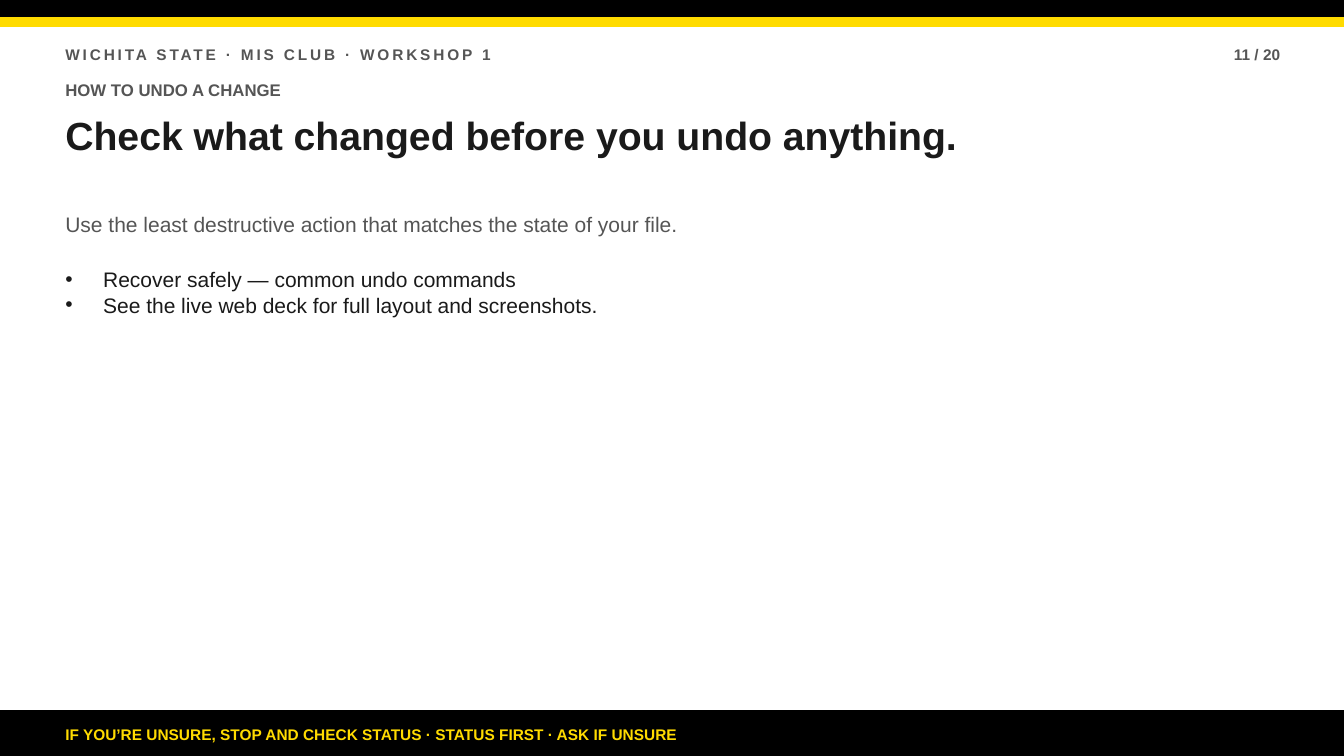
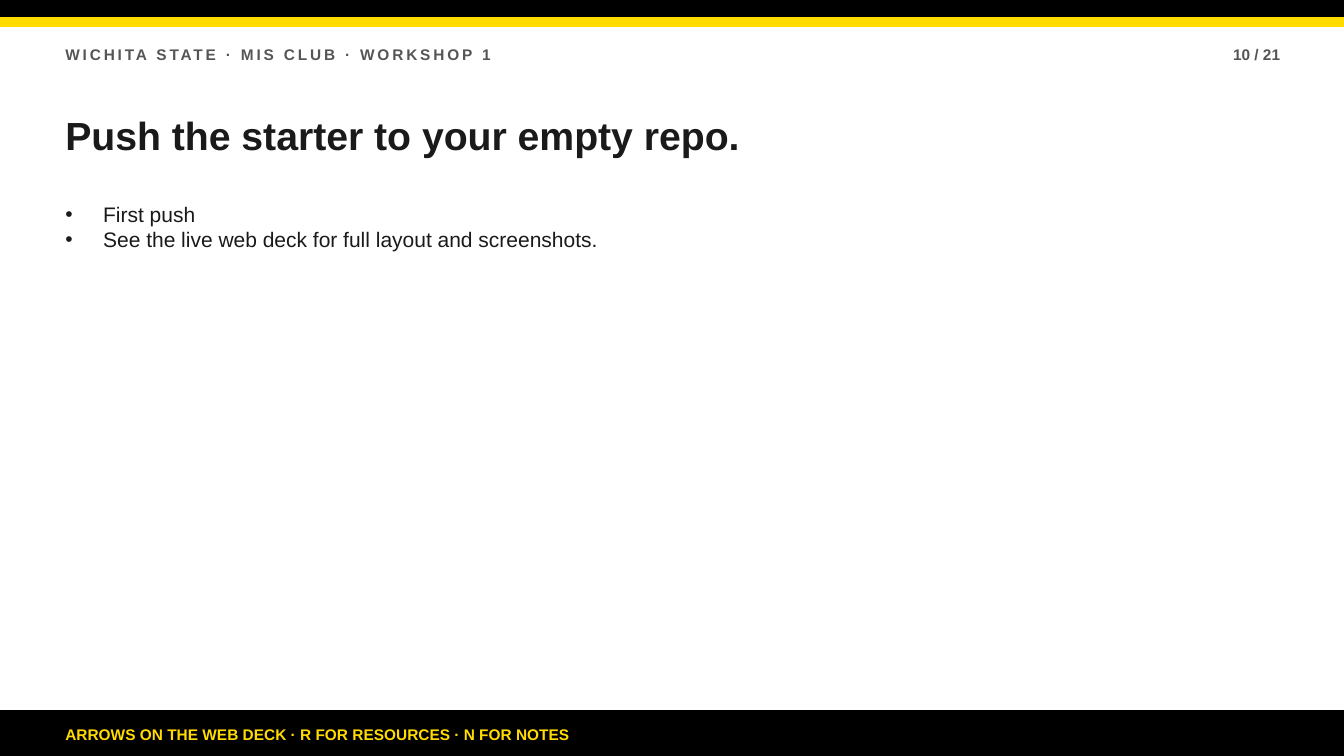
Before and after one commit to bsbcyber/workshop-site, a slide deck: slide 10 of public/downloads/workshop-1-presentation.pptx (slide 11 before the commit). Drawn at 1344x756 pixels with LibreOffice and Linux fonts; fonts in the diff are those of the drawing. Boxes give left, top, right and bottom in pixels: in the first picture for what was removed or moved away, otherwise in the second. Text is boxed around its words. In the diff, an @@ line names an element or a change of style, - is before the commit and + after.

```diff
--- a/public/downloads/workshop-1-presentation.pptx
+++ b/public/downloads/workshop-1-presentation.pptx
@@ text at <box>1233,49,1280,60</box>: text changed @@
-11 / 20
+10 / 21
@@ text "Push the starter to your ..." at <box>65,121,740,158</box>: vertical alignment middle to top @@
@@ text at <box>65,121,740,158</box>: text changed; size 12 to 28 pt; text colour #555555 to #1A1A1A @@
-HOW TO UNDO A CHANGE
+Push the starter to your empty repo.
@@ text removed at <box>65,121,957,158</box> @@
-Check what changed before you undo anything.
@@ text "First push": place and size @@
-text "First push" at <box>103,271,597,317</box>
+text "First push" at <box>103,206,597,252</box>
@@ text at <box>103,206,195,226</box>: text changed @@
-• Recover safely — common undo commands
+• First push
@@ text removed at <box>65,217,678,237</box> @@
-Use the least destructive action that matches the state of your file.
@@ text at <box>65,729,569,740</box>: text changed @@
-IF YOU’RE UNSURE, STOP AND CHECK STATUS · STATUS FIRST · ASK IF UNSURE
+ARROWS ON THE WEB DECK · R FOR RESOURCES · N FOR NOTES
```
Also in this commit, not shown: 1 other slide changed, 19 slides added, 18 slides removed, 26 other files.
